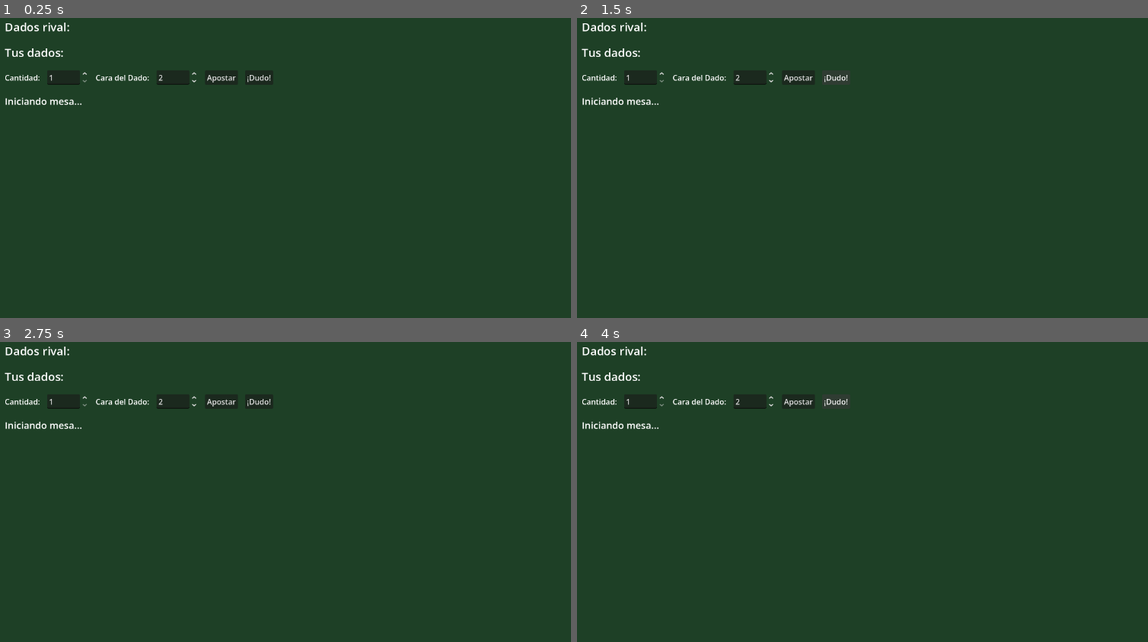
Above: before the commit, frames 1-4 (two rows, left to right).
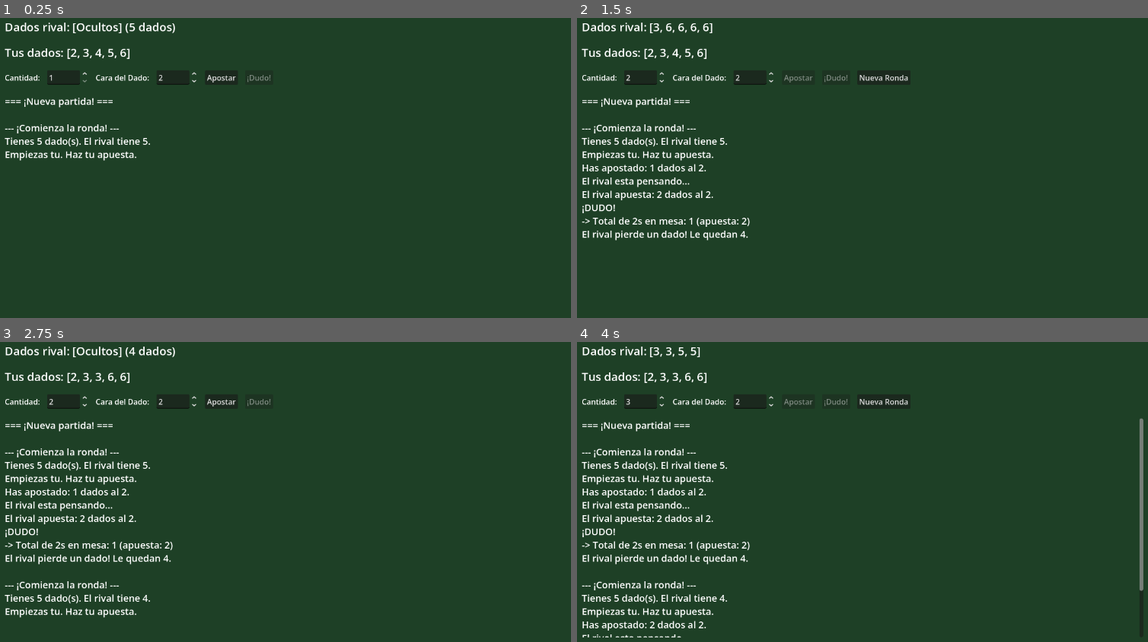
Above: after the commit, the same moments.

Repository: DaltooNico/LiarsDice
Game: Godot game, scene res://Main.tscn
Two runs of this game, one before a commit and one after it. Both use one fixed random seed, a clock stepped at 60 frames per second and the inputs below.
Inputs (mouse positions are in pixels of both pictures, inside the frame that each line leads up to):
- Up to frame 1 (0.25 s): no input
- Up to frame 2 (1.5 s): click "Apostar" at 0.5 s; click "¡Dudo!" at 1.25 s
- Up to frame 3 (2.75 s): click (308, 402) at 2 s, where only the run after the commit has a clickable "Nueva Ronda"
- Up to frame 4 (4 s): click "Apostar" at 2.75 s; click "¡Dudo!" at 3.5 s

The runs differ from the first frame. In frame 1, 1.5% of the frame differs, in the area x 0-48%, y 1-48%; in frame 2, 3.0%; in frame 3, 3.7%; in frame 4, 4.4%, in the area x 0-100%, y 1-99%.
Error before the commit: Parse Error: Cannot infer the type of "new_quantity" variable because the value doesn't have a set type. (res://Main.gd:134)

Commit message:
fix: resolve compile errors — log buffer, typed loops, sort lambda, uid sidecar

Diff:
--- a/Main.gd
+++ b/Main.gd
@@ -12,17 +12,20 @@
 enum State { BETTING, ROUND_OVER, GAME_OVER }
 var state: State = State.BETTING
 
+# ── Log buffer (RichTextLabel.text getter is unreliable for appending) ─────────
+var _log_buffer: String = ""
+
 const JOKER_FACE = 1
 
 # ── UI references ──────────────────────────────────────────────────────────────
-@onready var game_log      = $UILayer/VBox/GameLog
-@onready var player_label  = $UILayer/VBox/PlayerArea/Label
-@onready var enemy_label   = $UILayer/VBox/EnemyArea/Label
-@onready var spin_quantity = $UILayer/VBox/BettingPanel/QuantitySpinBox
-@onready var spin_face     = $UILayer/VBox/BettingPanel/FaceSpinBox
-@onready var btn_bet       = $UILayer/VBox/BettingPanel/BtnBet
-@onready var btn_dudo      = $UILayer/VBox/BettingPanel/BtnDudo
-@onready var btn_action    = $UILayer/VBox/BettingPanel/BtnAction
+@onready var game_log      : RichTextLabel = $UILayer/VBox/GameLog
+@onready var player_label  : Label         = $UILayer/VBox/PlayerArea/Label
+@onready var enemy_label   : Label         = $UILayer/VBox/EnemyArea/Label
+@onready var spin_quantity : SpinBox       = $UILayer/VBox/BettingPanel/QuantitySpinBox
+@onready var spin_face     : SpinBox       = $UILayer/VBox/BettingPanel/FaceSpinBox
+@onready var btn_bet       : Button        = $UILayer/VBox/BettingPanel/BtnBet
+@onready var btn_dudo      : Button        = $UILayer/VBox/BettingPanel/BtnDudo
+@onready var btn_action    : Button        = $UILayer/VBox/BettingPanel/BtnAction
 
 func _ready() -> void:
 	start_match(5, 5)
@@ -30,21 +33,26 @@
 # ── Logging ────────────────────────────────────────────────────────────────────
 
 func log_msg(msg: String) -> void:
-	game_log.text += msg + "\n"
+	_log_buffer += msg + "\n"
+	game_log.text = _log_buffer
+
+func _clear_log() -> void:
+	_log_buffer = ""
+	game_log.text = ""
 
 # ── Match / Round lifecycle ────────────────────────────────────────────────────
 
 func start_match(player_count: int, enemy_count: int) -> void:
 	player_dice = _create_dice(player_count)
 	enemy_dice  = _create_dice(enemy_count)
-	game_log.text = ""
+	_clear_log()
 	log_msg("=== ¡Nueva partida! ===")
 	start_round()
 
 func start_round() -> void:
-	for die in player_dice:
+	for die: Die in player_dice:
 		die.roll()
-	for die in enemy_dice:
+	for die: Die in enemy_dice:
 		die.roll()
 	_sort_dice(player_dice)
 	_sort_dice(enemy_dice)
@@ -58,7 +66,7 @@
 
 	log_msg("\n--- ¡Comienza la ronda! ---")
 	log_msg("Tienes %d dado(s). El rival tiene %d." % [player_dice.size(), enemy_dice.size()])
-	log_msg("Empiezas tú. Haz tu apuesta.")
+	log_msg("Empiezas tu. Haz tu apuesta.")
 
 func _create_dice(count: int) -> Array[Die]:
 	var hand: Array[Die] = []
@@ -67,13 +75,13 @@
 	return hand
 
 func _sort_dice(dice: Array[Die]) -> void:
-	dice.sort_custom(func(a: Die, b: Die) -> bool: return a.face < b.face)
+	dice.sort_custom(func(a, b): return a.face < b.face)
 
 # ── UI helpers ─────────────────────────────────────────────────────────────────
 
 func _update_player_label() -> void:
 	var parts: Array[String] = []
-	for die in player_dice:
+	for die: Die in player_dice:
 		parts.append(die.to_display_string())
 	player_label.text = "Tus dados: [" + ", ".join(parts) + "]"
 
@@ -82,7 +90,6 @@
 	match new_state:
 		State.BETTING:
 			btn_bet.disabled   = false
-			# Dudo is only valid once at least one bet has been made
 			btn_dudo.disabled  = (current_bet.quantity == 0)
 			btn_action.visible = false
 		State.ROUND_OVER:
@@ -112,7 +119,7 @@
 		log_msg("Has apostado: %d dados al %d." % [quantity, face])
 		enemy_turn()
 	else:
-		log_msg("Apuesta inválida. Debes subir la cantidad o el valor de cara.")
+		log_msg("Apuesta invalida. Debes subir la cantidad o el valor de cara.")
 
 func _on_btn_dudo_pressed() -> void:
 	if state != State.BETTING or not is_player_turn or current_bet.quantity == 0:
@@ -128,21 +135,20 @@
 # ── Enemy AI (basic) ───────────────────────────────────────────────────────────
 
 func enemy_turn() -> void:
-	log_msg("El rival está pensando...")
-
-	var total_dice   := player_dice.size() + enemy_dice.size()
-	var new_quantity := current_bet.quantity + 1
-	var new_face     := current_bet.face
-
-	# When quantity would exceed total dice on the table, calling dudo is smarter
+	log_msg("El rival esta pensando...")
+
+	var total_dice   : int = player_dice.size() + enemy_dice.size()
+	var new_quantity : int = current_bet.quantity + 1
+	var new_face     : int = current_bet.face
+
 	if new_quantity > total_dice:
 		log_msg("¡El rival DUDA de tu apuesta!")
-		resolve_dudo(false)  # false = enemy called dudo on player's last bet
+		resolve_dudo(false)
 		return
 
 	current_bet    = {"quantity": new_quantity, "face": new_face}
 	is_player_turn = true
-	btn_dudo.disabled = false  # player can now dudo the enemy's bet
+	btn_dudo.disabled = false
 	log_msg("El rival apuesta: %d dados al %d." % [new_quantity, new_face])
 	spin_quantity.value = new_quantity
 	spin_face.value     = new_face
@@ -150,44 +156,40 @@
 # ── Dudo resolution ────────────────────────────────────────────────────────────
 
 func resolve_dudo(player_called: bool) -> void:
-	# Reveal the enemy's hand
 	var parts: Array[String] = []
-	for die in enemy_dice:
+	for die: Die in enemy_dice:
 		parts.append(die.to_display_string())
 	enemy_label.text = "Dados rival: [" + ", ".join(parts) + "]"
 
-	var bet_face       := current_bet.face
-	var bet_quantity   := current_bet.quantity
-	var is_joker_round := (bet_face == JOKER_FACE)
-	var total_count    := 0
-
-	for d in player_dice:
+	var bet_face       : int  = current_bet.face
+	var bet_quantity   : int  = current_bet.quantity
+	var is_joker_round : bool = (bet_face == JOKER_FACE)
+	var total_count    : int  = 0
+
+	for d: Die in player_dice:
 		if d.counts_as(bet_face, is_joker_round):
 			total_count += 1
-	for d in enemy_dice:
+	for d: Die in enemy_dice:
 		if d.counts_as(bet_face, is_joker_round):
 			total_count += 1
 
-	log_msg("→ Total de %ds en mesa: %d (apuesta: %d)" % [bet_face, total_count, bet_quantity])
-
-	var bet_was_true := total_count >= bet_quantity
-
-	# player_called = true  → player doubted the enemy's last bet
-	# player_called = false → enemy doubted the player's last bet
-	var player_loses: bool
+	log_msg("-> Total de %ds en mesa: %d (apuesta: %d)" % [bet_face, total_count, bet_quantity])
+
+	var bet_was_true : bool = total_count >= bet_quantity
+	var player_loses : bool
+
 	if player_called:
-		player_loses = bet_was_true   # doubt was wrong if the bet held
-	else:
-		player_loses = not bet_was_true  # player bluffed if bet didn't hold
+		player_loses = bet_was_true
+	else:
+		player_loses = not bet_was_true
 
 	if player_loses:
 		player_dice.pop_back()
-		log_msg("❌ ¡Pierdes un dado! Te quedan %d." % player_dice.size())
+		log_msg("Pierdes un dado! Te quedan %d." % player_dice.size())
 	else:
 		enemy_dice.pop_back()
-		log_msg("✅ ¡El rival pierde un dado! Le quedan %d." % enemy_dice.size())
-
-	# Check end conditions
+		log_msg("El rival pierde un dado! Le quedan %d." % enemy_dice.size())
+
 	if player_dice.is_empty():
 		_end_game(false)
 	elif enemy_dice.is_empty():
@@ -197,7 +199,7 @@
 
 func _end_game(player_won: bool) -> void:
 	if player_won:
-		log_msg("\n🏆 ¡HAS GANADO! El rival se quedó sin dados.")
-	else:
-		log_msg("\n💀 ¡HAS PERDIDO! Te quedaste sin dados.")
+		log_msg("\n¡HAS GANADO! El rival se quedo sin dados.")
+	else:
+		log_msg("\n¡HAS PERDIDO! Te quedaste sin dados.")
 	_set_state(State.GAME_OVER)
Not shown, added: Die.gd.uid
